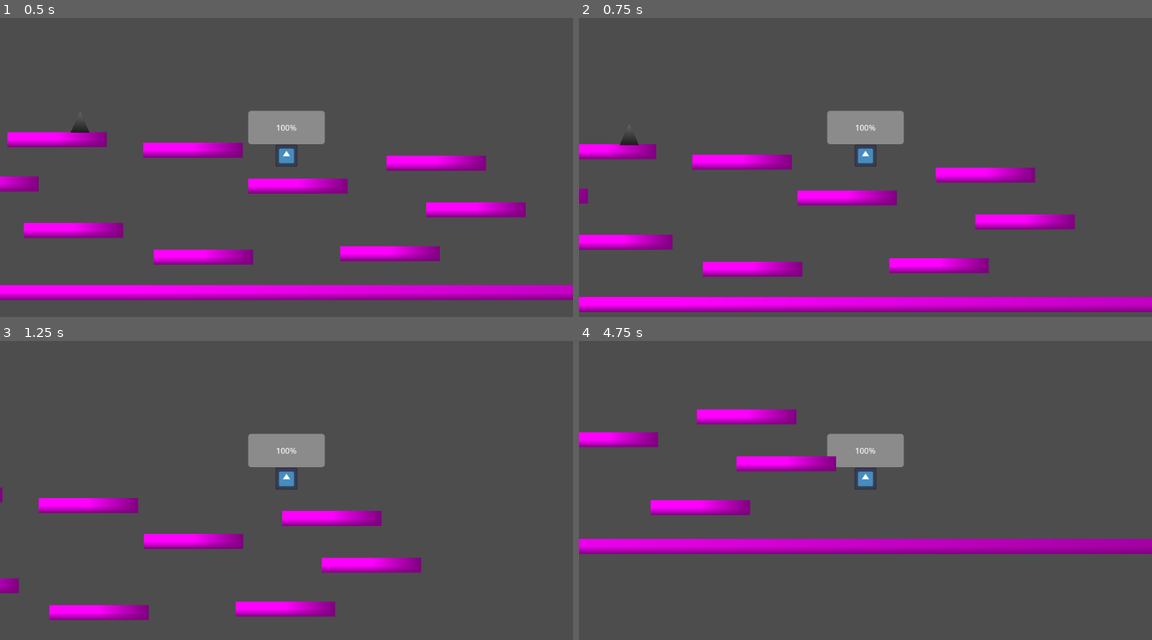
Above: before the commit, frames 1-4 (two rows, left to right).
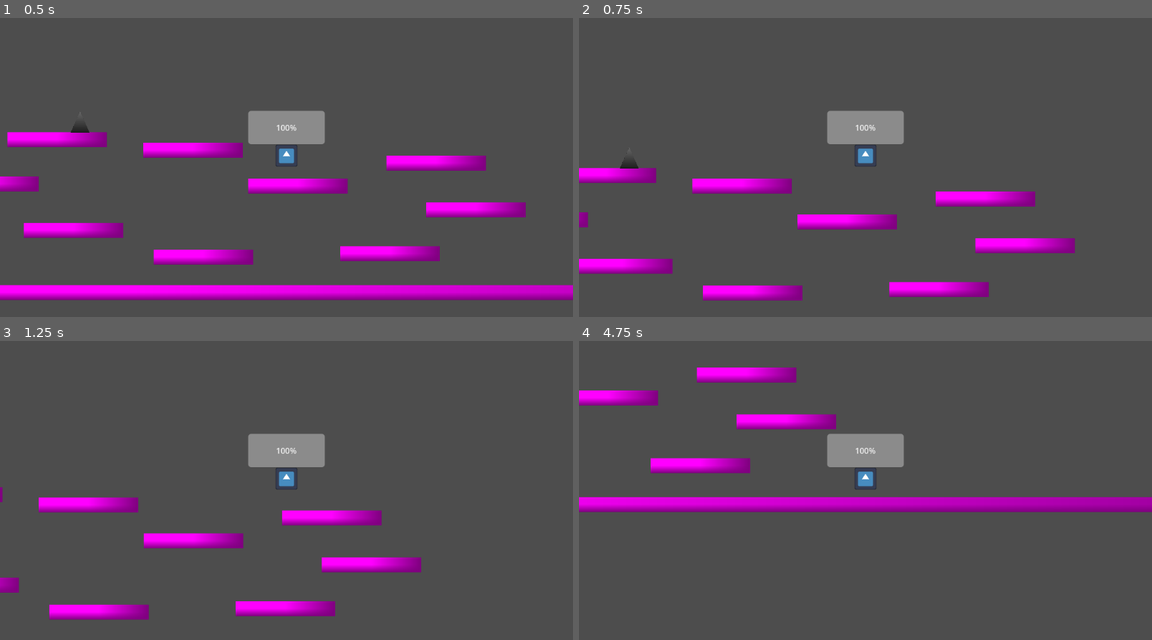
Above: after the commit, the same moments.

Repository: Derpest2Dude/AGL-godot-intro-project
Game: Godot game, scene res://Scenes/leve_l.tscn
Same seed, same stepped clock (60 frames per second), same inputs: the game is played once before the commit and once after it. The engine's default icon, where the game draws it, is replaced by a stand-in: a white triangle on a blue panel in a dark square.
Inputs:
- Up to frame 1 (0.5 s): no input
- Up to frame 2 (0.75 s): tap Enter (ui_accept) at 0.5, 0.6 s; hold Right (ui_right) from 0.53 s (still down)
- Up to frame 3 (1.25 s): keep holding Right (ui_right); tap Enter (ui_accept) at 0.77, 1.07 s
- Up to frame 4 (4.75 s): tap Enter (ui_accept) at 1.35, 1.52, 1.82, 2.1, 2.85, 3.02, 3.32, 3.6, 3.77, 4.07, 4.35, 4.52 s; release Right (ui_right) at 2.03 s; hold Left (ui_left) 2.03-2.78 s; hold Right (ui_right) 2.78-4.28 s; hold Left (ui_left) from 4.28 s (still down)

Frame 1 is identical in both runs. In frame 2, 19% of the frame differs, in the area x 0-100%, y 38-99%; in frame 3, 0.5%; in frame 4, 16%.

Commit message:
added double jumping

Diff:
--- a/Scripts/character.gd
+++ b/Scripts/character.gd
@@ -12,14 +12,26 @@
 	get_tree().change_scene_to_file("res://Scenes/death_screen.tscn")
 
 
+var canDoubleJump = true
+
 func _physics_process(delta: float) -> void:
 	# Add the gravity.
 	if not is_on_floor():
 		velocity += get_gravity() * delta
 
 	# Handle jump.
-	if Input.is_action_just_pressed("ui_accept") and is_on_floor():
-		velocity.y = JUMP_VELOCITY
+	if Input.is_action_just_pressed("ui_accept"):
+		var canJump = false
+		if is_on_floor():
+			canJump = true
+			canDoubleJump = true
+		elif canDoubleJump:
+			canJump = true
+			canDoubleJump = false
+
+		if canJump:
+			velocity.y = JUMP_VELOCITY
+
 
 	# Get the input direction and handle the movement/deceleration.
 	# As good practice, you should replace UI actions with custom gameplay actions.
